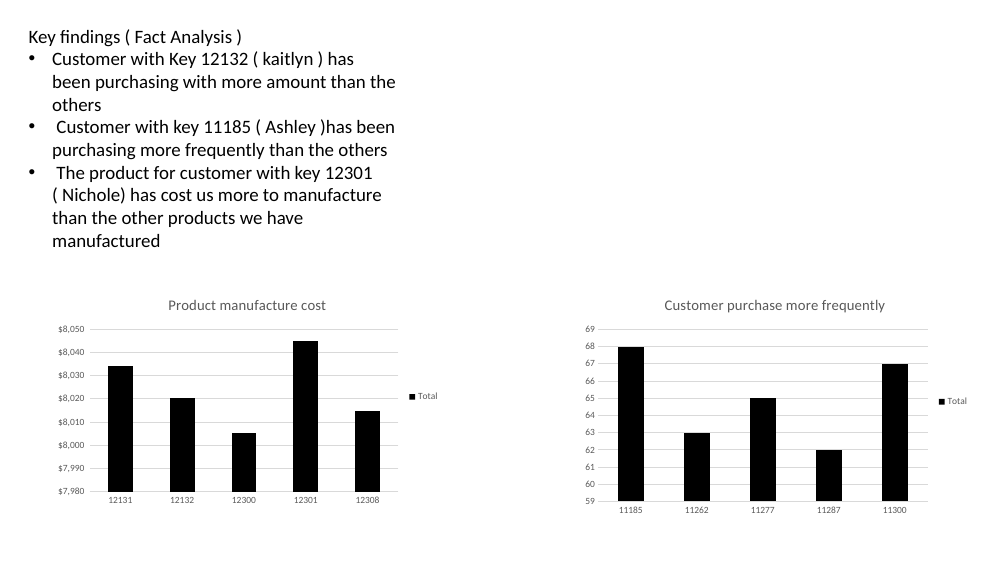
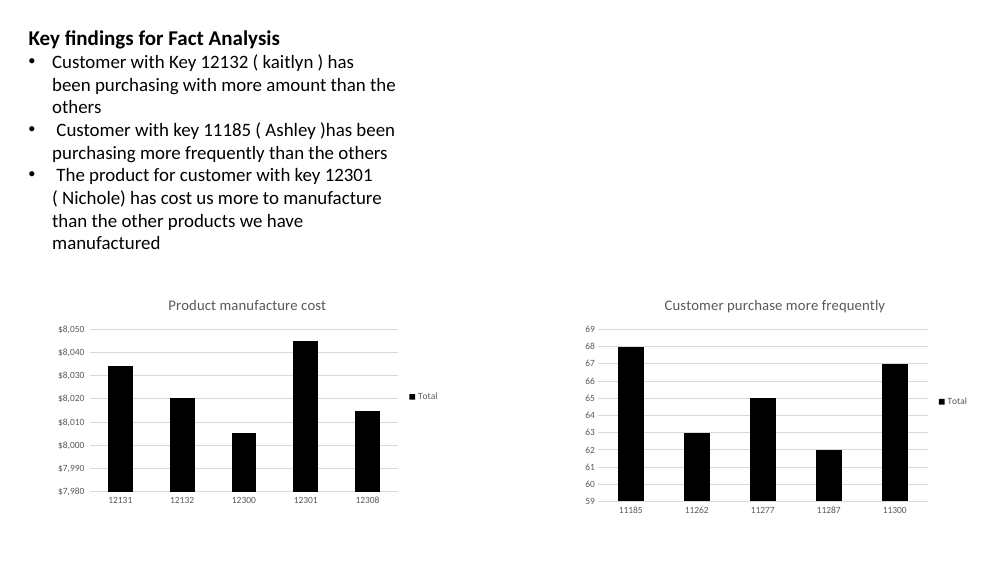
Before and after one commit to David-Bazunu/Edited-Campaign-Data-Demo-, a slide deck: slide 2 of Adventure works Presentation .pptx (slide 1 before the commit). Drawn at 1008x567 pixels with LibreOffice and Linux fonts; fonts in the diff are those of the drawing. Boxes give left, top, right and bottom in pixels: in the first picture for what was removed or moved away, otherwise in the second. Text is boxed around its words. In the diff, an @@ line names an element or a change of style, - is before the commit and + after.

```diff
--- a/Adventure works Presentation .pptx
+++ b/Adventure works Presentation .pptx
@@ text at (29,30,280,49): text changed; size 18 to 20 pt; bold on @@
-Key findings ( Fact Analysis )
+Key findings for Fact Analysis
```
Also in this commit, not shown: 5 other slides changed, 2 slides added.
